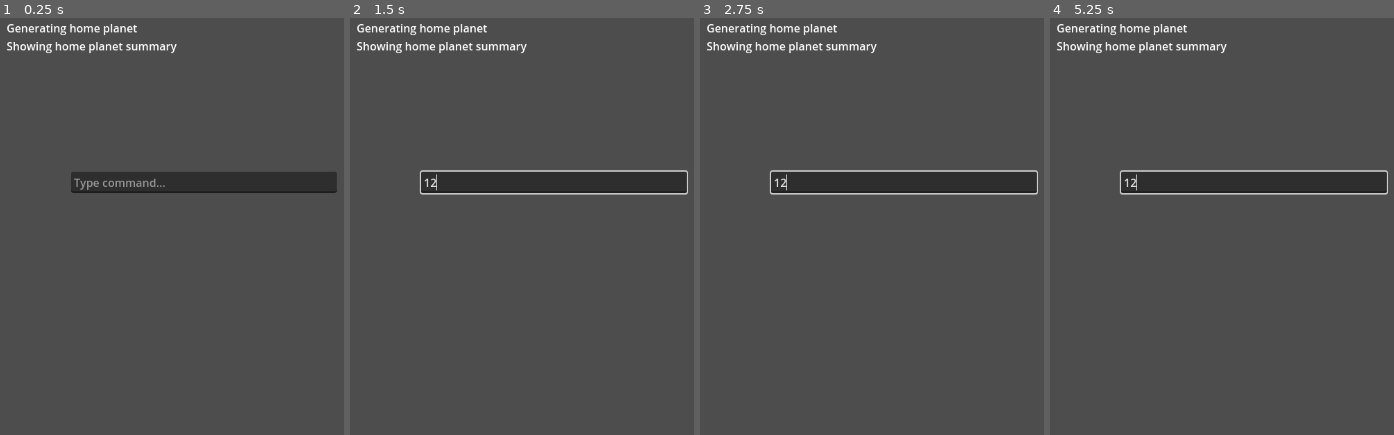
Above: before the commit, frames 1-4 (left to right).
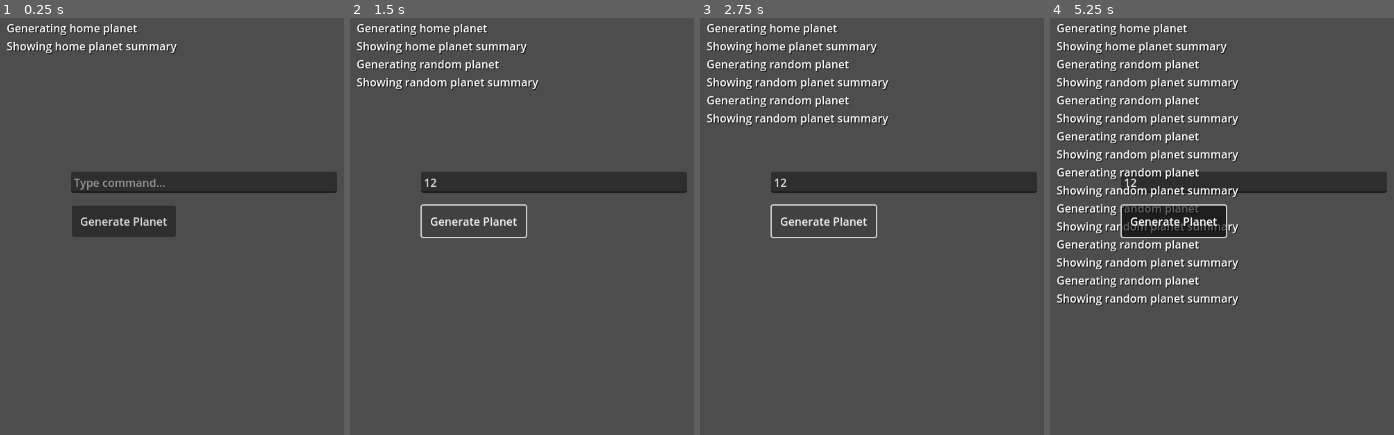
Above: after the commit, the same moments.

Repository: opallo/space-economy
Game: Godot game, scene res://node_2d.tscn
Same seed, same stepped clock (60 frames per second), same inputs: the game is played once before the commit and once after it.
Inputs (mouse positions are in pixels of both pictures, inside the frame that each line leads up to):
- Up to frame 1 (0.25 s): no input
- Up to frame 2 (1.5 s): click (552, 180) at 0.52 s; type "12" at 0.6 s; click (473, 222) at 1.25 s, where only the run after the commit has a clickable "Generate Planet"
- Up to frame 3 (2.75 s): click (823, 222) at 2 s, where only the run after the commit has a clickable "Generate Planet"
- Up to frame 4 (5.25 s): click (1173, 222) at 2.75 s, where only the run after the commit has a clickable "Generate Planet"; tap Enter (ui_accept) at 3.5, 4.35, 4.52, 4.82 s; hold Enter (ui_accept) 3.53-4.28 s; hold Enter (ui_accept) from 5.03 s (still down)

The runs differ from the first frame. In frame 1, 2.6% of the frame differs, in the area x 2-52%, y 1-53%; in frame 2, 2.9%; in frame 3, 4.1%; in frame 4, 10%, in the area x 2-99%, y 1-70%.

Commit message:
Added button for generating planets

Diff:
--- a/Scripts/game_manager.gd
+++ b/Scripts/game_manager.gd
@@ -3,6 +3,8 @@
 var planet_generator: PlanetGenerator = PlanetGenerator.new()
 @onready var debug_input = $CanvasLayer/LineEdit
 @onready var debug_label = $CanvasLayer/Label
+@onready var generate_planet_button = $CanvasLayer/GeneratePlanetButton
+
 
 func _ready():
 	randomize()
@@ -11,6 +13,7 @@
 	var home_planet = planet_generator.generate_home_planet()
 	debug_log("Showing home planet summary")
 	show_planet_summary(home_planet)
+
 
 func _input(event):
 	if event is InputEventKey and event.pressed:
@@ -24,6 +27,7 @@
 				debug_input.select_all()
 				debug_input.clear()
 
+
 func show_planet_summary(planet: Planet):
 	print("Name: " + planet.planet_name)
 	print("Type: " + planet.planet_type)
@@ -35,6 +39,15 @@
 	print(planet.planet_population)
 	print("Happiness: ")
 	print(planet.planet_happiness)
+	print("\n")
+
+
+func _on_generate_planet_button_pressed():
+	debug_log("Generating random planet")
+	var new_planet = planet_generator.generate_random_planet()
+	debug_log("Showing random planet summary")
+	show_planet_summary(new_planet)
+
 
 func debug_log(message: String):
 	debug_label.text += message + "\n"
--- a/node_2d.tscn
+++ b/node_2d.tscn
@@ -1,6 +1,9 @@
-[gd_scene load_steps=2 format=3 uid="uid://dllkdprek0gba"]
+[gd_scene load_steps=3 format=3 uid="uid://dllkdprek0gba"]
 
 [ext_resource type="Script" path="res://Scripts/game_manager.gd" id="1_serd7"]
+
+[sub_resource type="LabelSettings" id="LabelSettings_jhbuw"]
+shadow_color = Color(0, 0, 0, 0.733333)
 
 [node name="Node2D" type="Node2D"]
 script = ExtResource("1_serd7")
@@ -19,3 +22,13 @@
 offset_top = 49.0
 offset_right = 831.0
 offset_bottom = 237.0
+label_settings = SubResource("LabelSettings_jhbuw")
+
+[node name="GeneratePlanetButton" type="Button" parent="CanvasLayer"]
+offset_left = 353.0
+offset_top = 317.0
+offset_right = 503.0
+offset_bottom = 362.0
+text = "Generate Planet"
+
+[connection signal="pressed" from="CanvasLayer/GeneratePlanetButton" to="." method="_on_generate_planet_button_pressed"]
